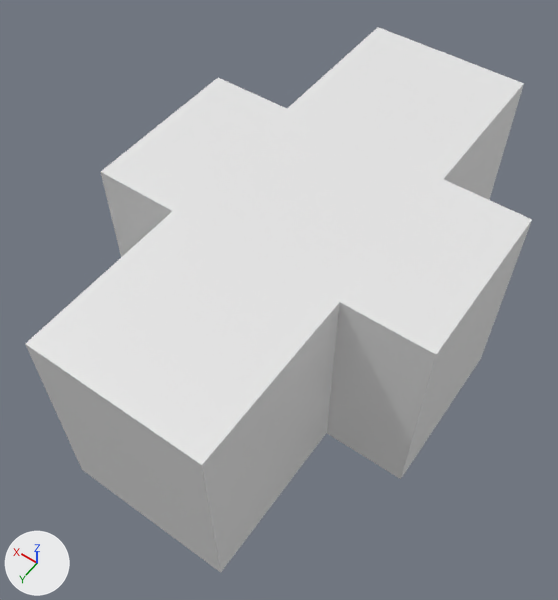
The glTF model assets/models/submarine.glb, before and after one commit.
Rendered twice from a 50 mm lens placed at (-3.08, 4.87, 8.11), pointed at (0.04, 0.5, 1.24). Arrows for +X, +Y and +Z are at lower left; the lights stay in place.

Objects in the first picture: 'Submarine'.
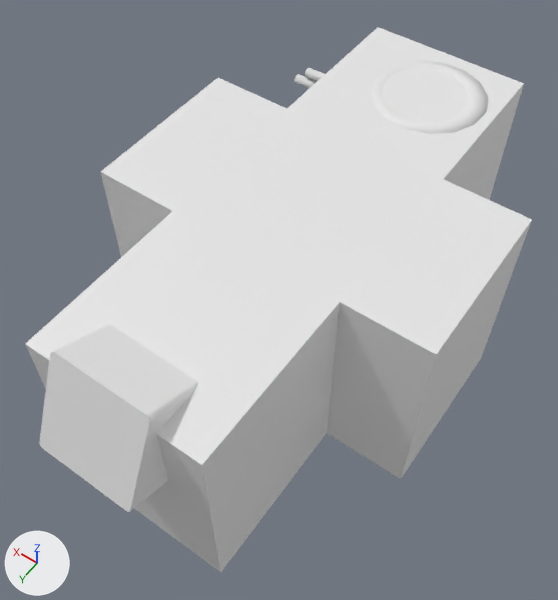
Changed parts and their boxes (x1, y1, x2, y2) in the pictures (558 x 600 px):
'Sonar', added
    after: (39, 324, 198, 512)
'Reactor', added
    after: (294, 61, 488, 134)

The edits, one by one:
Material 'SonarScreen' (mat_sonarscreen) is new.
Its base color is (0.8, 0.8, 0.8) (white #e7e7e7).
Material 'MetalSurface' (mat_metalsurface) is new.
Its base color is (0.8, 0.8, 0.8) (white #e7e7e7).
Material 'Glass' (mat_glass) is new.
Its base color is (0.128, 0.125, 0.000899) (dark yellow #646303).
Its alpha is 0.57.
Mesh me_sonar is new.
It has 280 vertices, 571 faces and spans x -0.523..0.576, y 2.026..3.473, z 1.344..2.784.
Faces by material slot: [556, 15].
It uses material mat_metalsurface (white #e7e7e7).
It uses material mat_sonarscreen (white #e7e7e7).
Mesh me_reactor is new.
It has 1069 vertices, 2133 faces and spans x -0.91..1.38, y -2.94..-1.4, z 0.01..2.52.
Faces by material slot: [176, 1957].
It uses material mat_glass (dark yellow #646303).
It uses material mat_metalsurface (white #e7e7e7).
Object 'Sonar' (ob_sonar) is new; it shows me_sonar.
Its location is (0.0, 0.0, 0.0).
Object 'Reactor' (ob_reactor) is new; it shows me_reactor.
Its location is (0.0, 0.0, 0.0).
